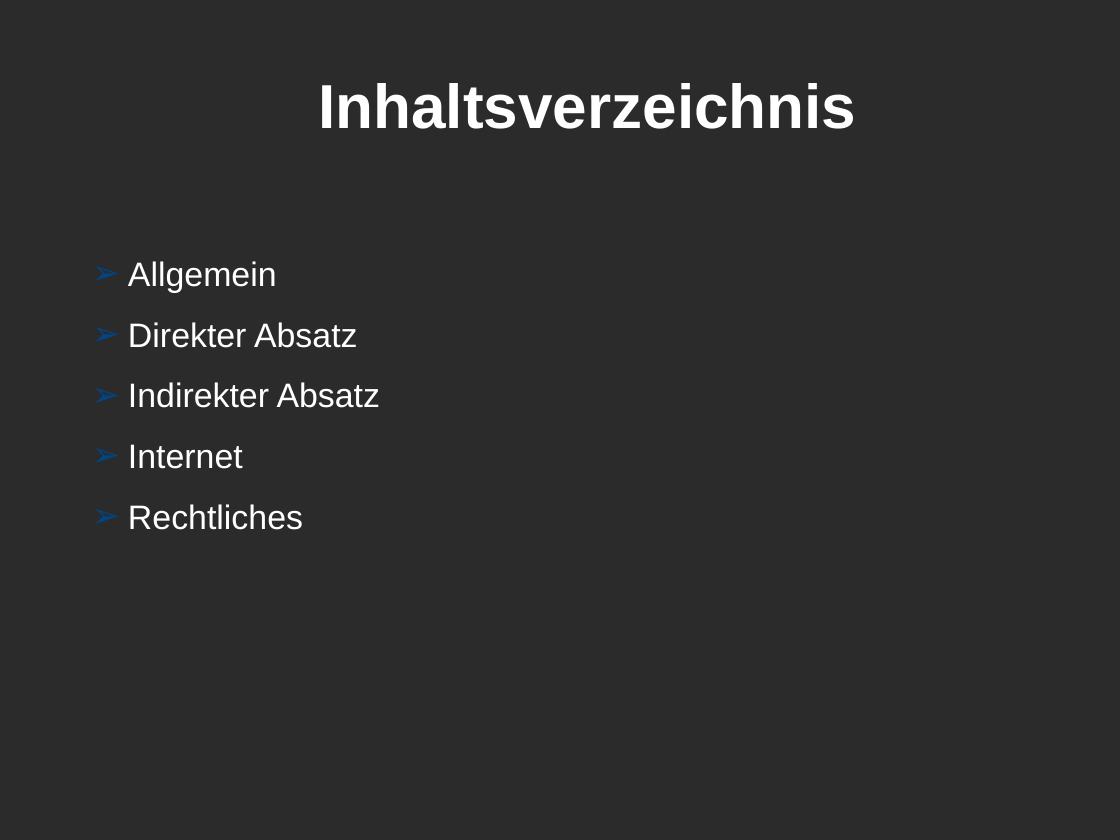
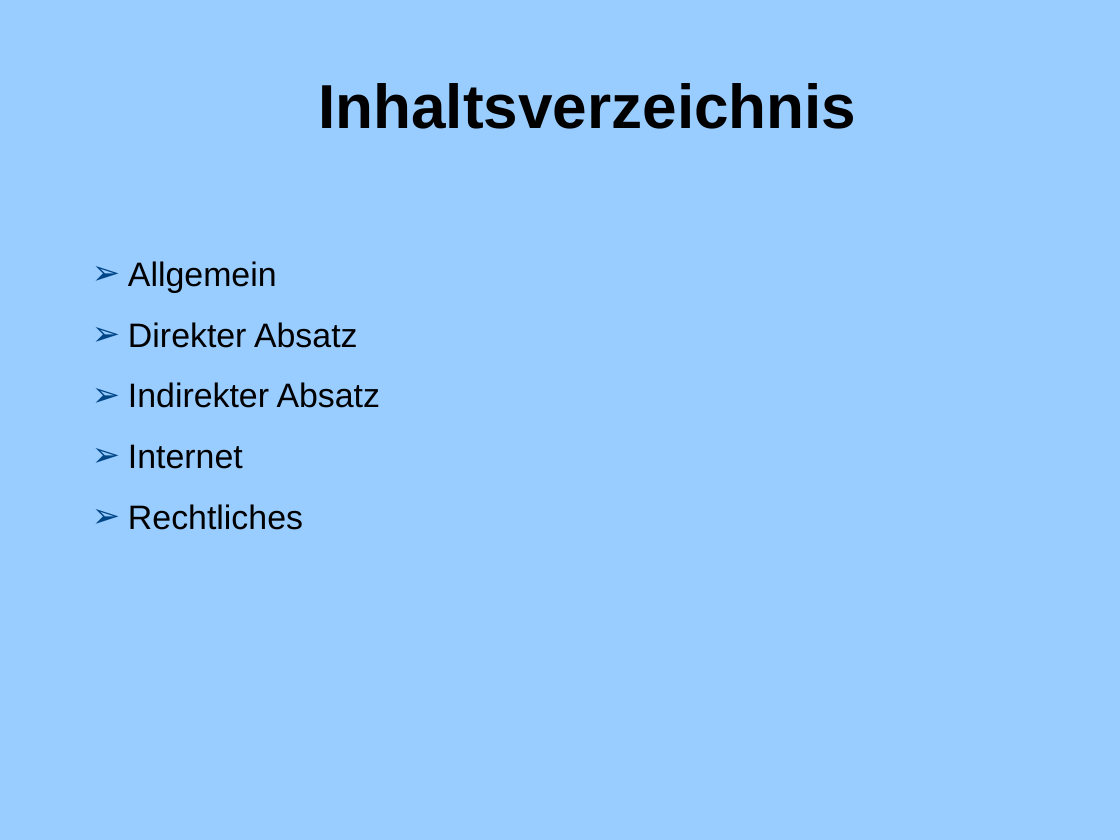
Before and after one commit to ChristianMarzianGithub/WGBlockWoche2Praesentation, a slide deck: slide 2 of TemplateHellGrauBlau.odp. Drawn at 1120x840 pixels with LibreOffice and Linux fonts; fonts in the diff are those of the drawing; background and template pictures are left out; a plain dark background stands for a picture behind light text. Boxes give left, top, right and bottom in pixels: in the first picture for what was removed or moved away, otherwise in the second. Text is boxed around its words. In the diff, an @@ line names an element or a change of style, - is before the commit and + after.

```diff
--- a/TemplateHellGrauBlau.odp
+++ b/TemplateHellGrauBlau.odp
@@ background picture (left out) to #99CCFF @@
@@ title "Inhaltsverzeichnis" at bbox=[319, 83, 857, 129]: text colour #FFFFFF to #000000 @@
@@ text "Allgemein" at bbox=[128, 261, 380, 530]: text colour #FFFFFF to #000000 @@
```
Also in this commit, not shown: 7 other slides changed.
